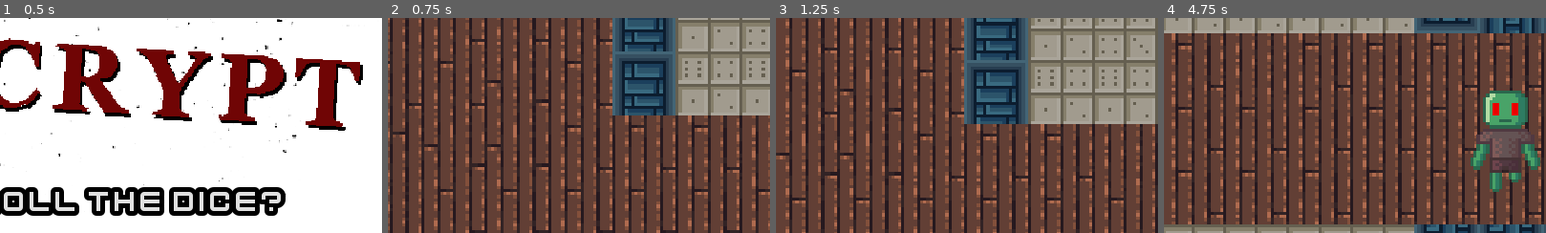
Above: before the commit, frames 1-4 (left to right).
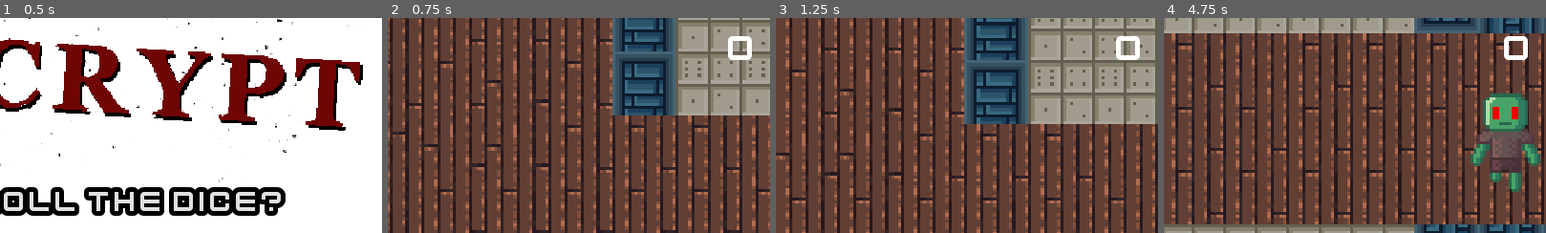
Above: after the commit, the same moments.

Repository: ygypt/gmtk2022
Game: Godot game, scene res://Menu.tscn
Same seed, same stepped clock (60 frames per second), same inputs: the game is played once before the commit and once after it.
Inputs (mouse positions are % of the whole screen's width and height, from its top left):
- Up to frame 1 (0.5 s): no input
- Up to frame 2 (0.75 s): click "ROLL THE DICE?" at 0.5 s
- Up to frame 3 (1.25 s): no input
- Up to frame 4 (4.75 s): move the mouse to (72, 45) at 1.27 s; press the mouse at (72, 45) at 1.28 s; hold D (move_right) 1.28-2.03 s; move the mouse to (30, 55) at 2.02 s; release the mouse at (30, 55) at 2.03 s; hold S (move_down) 2.03-2.78 s; tap Space (dodge) at 2.1 s; click (30, 55) at 2.3 s; move the mouse to (60, 28) at 2.77 s; press the mouse at (60, 28) at 2.78 s; hold D (move_right) 2.78-3.53 s; tap F (interact) at 2.85 s; move the mouse to (45, 70) at 3.52 s; release the mouse at (45, 70) at 3.53 s; hold W (move_up) 3.53-4.28 s; click (45, 70) at 3.6 s; move the mouse to (80, 65) at 4.27 s; press the mouse at (80, 65) at 4.28 s; hold A (move_left) from 4.28 s (still down)
The pictures show only the part of the screen within x 50-100%, y 0-50%; the shares and areas given below are measured in that part.

Frame 1 is identical in both runs. In frame 2, 0.4% of the frame differs, in the area x 89-96%, y 8-20%; in frame 3, 0.4%; in frame 4, 1.9%, in the area x 80-99%, y 8-81%.
Error after the commit: Invalid get index 'shwooter' (on base: 'Area2D (Fireball.gd)'). (res://Characters/Imp/Imp.gd:21)

Commit message:
messy code

Diff:
--- a/Characters/Ghoul/Ghoul.gd
+++ b/Characters/Ghoul/Ghoul.gd
@@ -5,7 +5,7 @@
 
 func _process(delta):
 	for body in $ProjHurtbox.get_overlapping_areas():
-		if body.shooter.is_in_group("Paaalayer"):
+		if body.shooter.is_in_group("Player"):
 			health -= body.damage
 			body.queue_free()
 			if health<=0:
--- a/Characters/Ghoul/Ghoul.tscn
+++ b/Characters/Ghoul/Ghoul.tscn
@@ -9,10 +9,12 @@
 height = 4.0
 
 [sub_resource type="AtlasTexture" id=2]
+flags = 4
 atlas = ExtResource( 2 )
 region = Rect2( 0, 0, 32, 32 )
 
 [sub_resource type="AtlasTexture" id=3]
+flags = 4
 atlas = ExtResource( 2 )
 region = Rect2( 32, 0, 32, 32 )
 
@@ -45,6 +47,7 @@
 [node name="Sprite" type="AnimatedSprite" parent="."]
 position = Vector2( 0, -16 )
 frames = SubResource( 4 )
+frame = 1
 playing = true
 
 [node name="State" type="Node" parent="."]
--- a/Characters/Imp/Imp.gd
+++ b/Characters/Imp/Imp.gd
@@ -17,6 +17,7 @@
 	for body in $ProjHurtbox.get_overlapping_areas():
 		if body == null:
 			return
-		if body.shooter.is_in_group("Player"):
+
+		if body.shwooter.is_in_group("Player"):
 			health -= body.damage
 			body.queue_free()
--- a/Characters/Imp/Imp.tscn
+++ b/Characters/Imp/Imp.tscn
@@ -9,29 +9,32 @@
 radius = 5.99999
 height = 4.00002
 
-[sub_resource type="AtlasTexture" id=10]
-atlas = ExtResource( 2 )
-region = Rect2( 64, 0, 32, 32 )
-
 [sub_resource type="AtlasTexture" id=8]
+flags = 4
 atlas = ExtResource( 2 )
 region = Rect2( 0, 0, 32, 32 )
 
 [sub_resource type="AtlasTexture" id=9]
+flags = 4
 atlas = ExtResource( 2 )
 region = Rect2( 32, 0, 32, 32 )
 
+[sub_resource type="AtlasTexture" id=10]
+flags = 4
+atlas = ExtResource( 2 )
+region = Rect2( 64, 0, 32, 32 )
+
 [sub_resource type="SpriteFrames" id=4]
 animations = [ {
+"frames": [ SubResource( 8 ), SubResource( 9 ) ],
+"loop": true,
+"name": "chase",
+"speed": 3.0
+}, {
 "frames": [ SubResource( 10 ) ],
 "loop": true,
 "name": "cast",
 "speed": 5.0
-}, {
-"frames": [ SubResource( 8 ), SubResource( 9 ) ],
-"loop": true,
-"name": "chase",
-"speed": 3.0
 } ]
 
 [sub_resource type="CapsuleShape2D" id=5]
--- a/GUI/GUI.gd
+++ b/GUI/GUI.gd
@@ -33,8 +33,8 @@
 		elif current_hp == 0: ANIMS.play_backwards("HealthStart")
 
 	# HERE
-	for level in get_tree().get_nodes_in_group("Level"):
-		$score.text = level.score
+	var level = player.get_parent()
+	$Control/ScoreDisp.text = str(level.score)
 
 	#this happens last
 	old_hp = current_hp
--- a/GUI/GUI.tscn
+++ b/GUI/GUI.tscn
@@ -191,7 +191,6 @@
 valign = 1
 
 [node name="ScoreDisp" type="Label" parent="Control"]
-visible = false
 anchor_right = 1.0
 anchor_bottom = 1.0
 margin_left = 771.0
